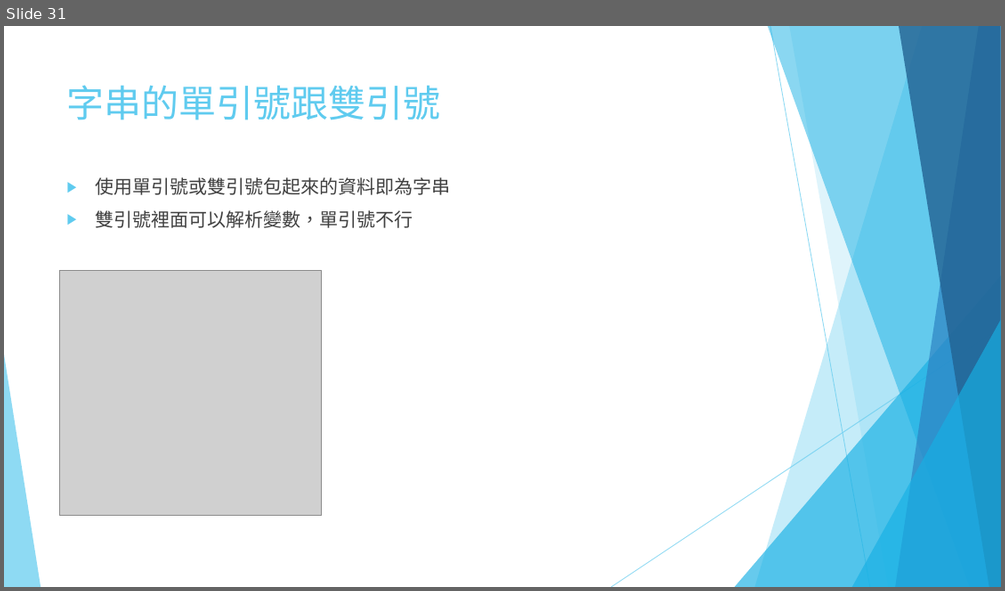
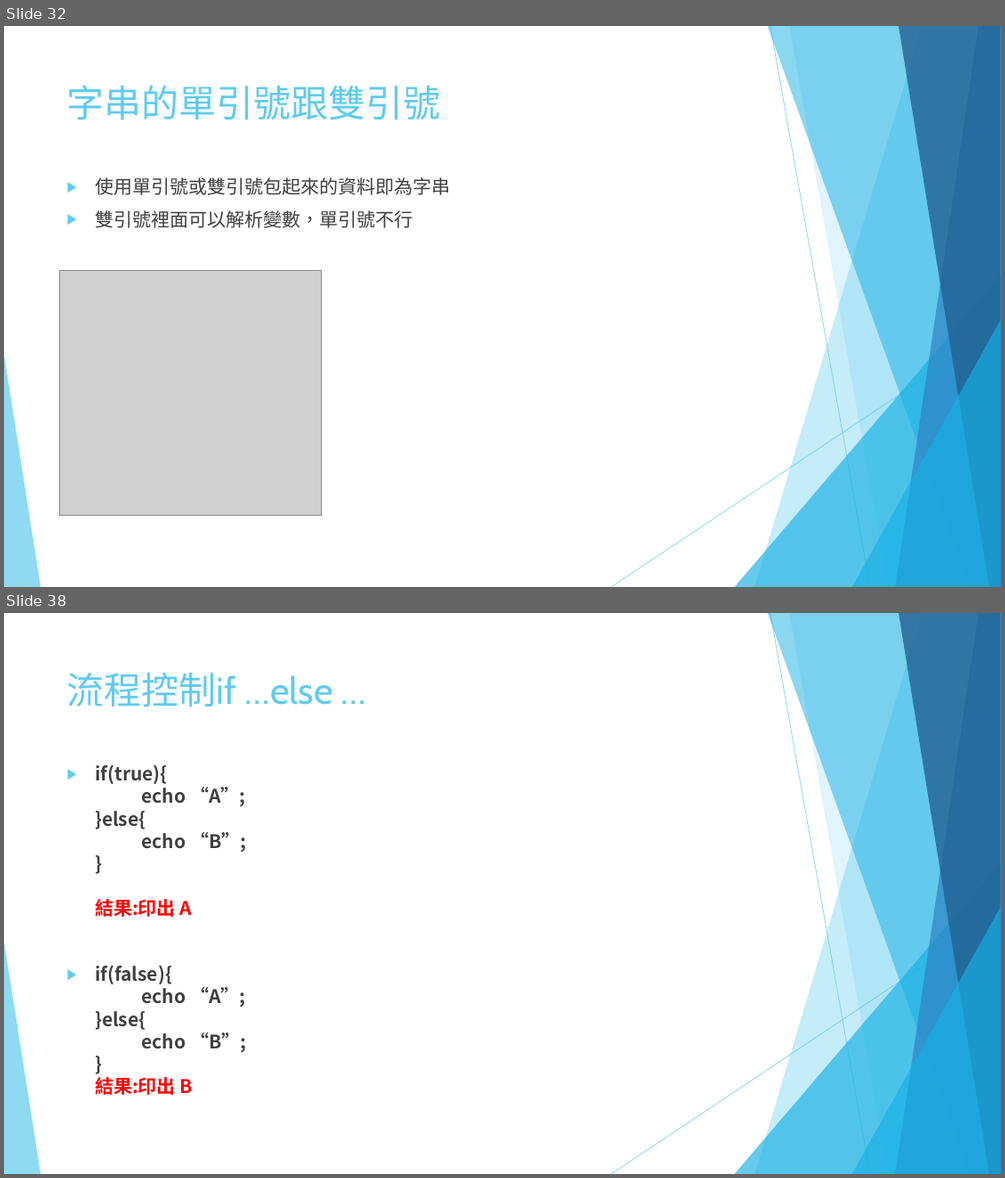
Before and after one commit to 10994015/phpmysqlppt, a slide deck: 01.pptx. Shown one above the other, each under a label of ours: slide 31 before the commit, slides 32 and 38 after it; the slides between them are not shown. The pictures are 1005x591 and 1005x1178 pixels, drawn with LibreOffice and Linux fonts; fonts in the diff are those of the drawing; grey boxes stand for pictures. Boxes give left, top, right and bottom in pixels: in the first picture for what was removed or moved away, otherwise in the second. Text is boxed around its words. In the diff, an @@ line names an element or a change of style, - is before the commit and + after.

```diff
--- a/01.pptx
+++ b/01.pptx
@@ slide 38 added at (4, 613, 1001, 1174), background #FFFFFF; not listed: 10 template elements that a slide beside it also shows @@
@@ title added at (67, 672, 333, 707), 36 pt, text #5FCBEF @@
+流程控制if …else …
@@ text added at (95, 764, 246, 1094), 18 pt, text #404040, bold @@
+▶ if(true){
+  echo “A”;
+  }else{
+  echo “B”;
+  }
+  結果:印出 A
+▶ if(false){
+  echo “A”;
+  }else{
+  echo “B”;
+  }
+  結果:印出 B
@@ what was slide 31 is now slide 32 @@
```
Also in this commit, not shown: 19 other slides added.
